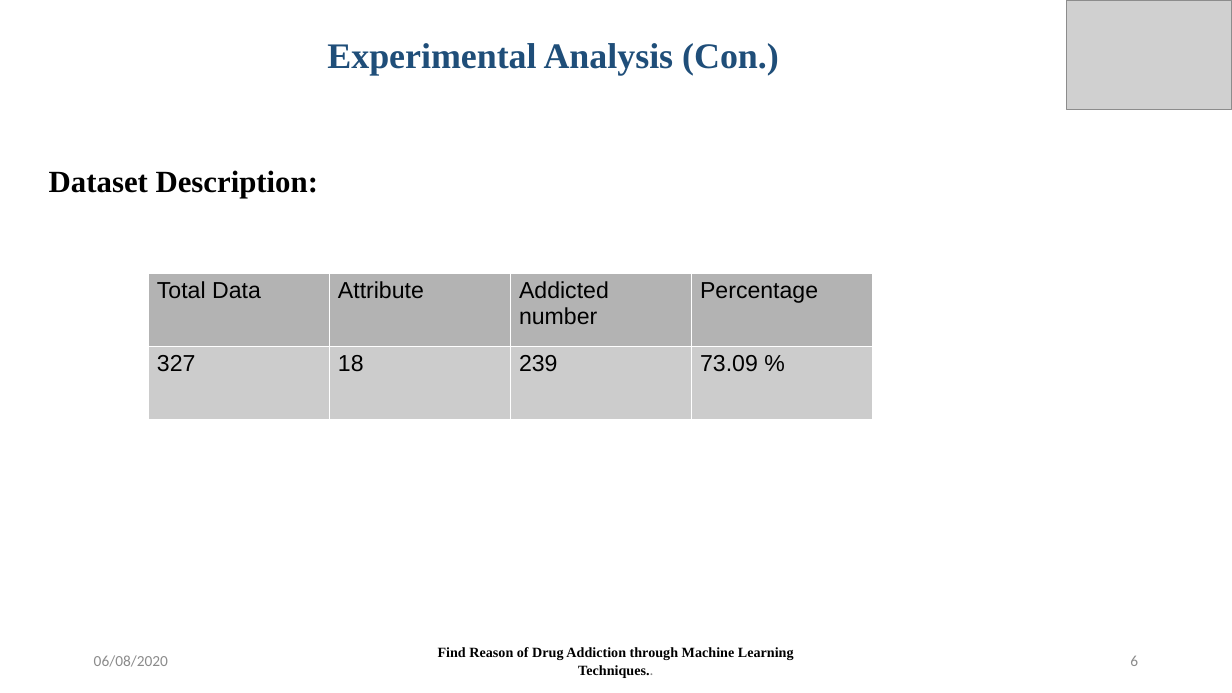
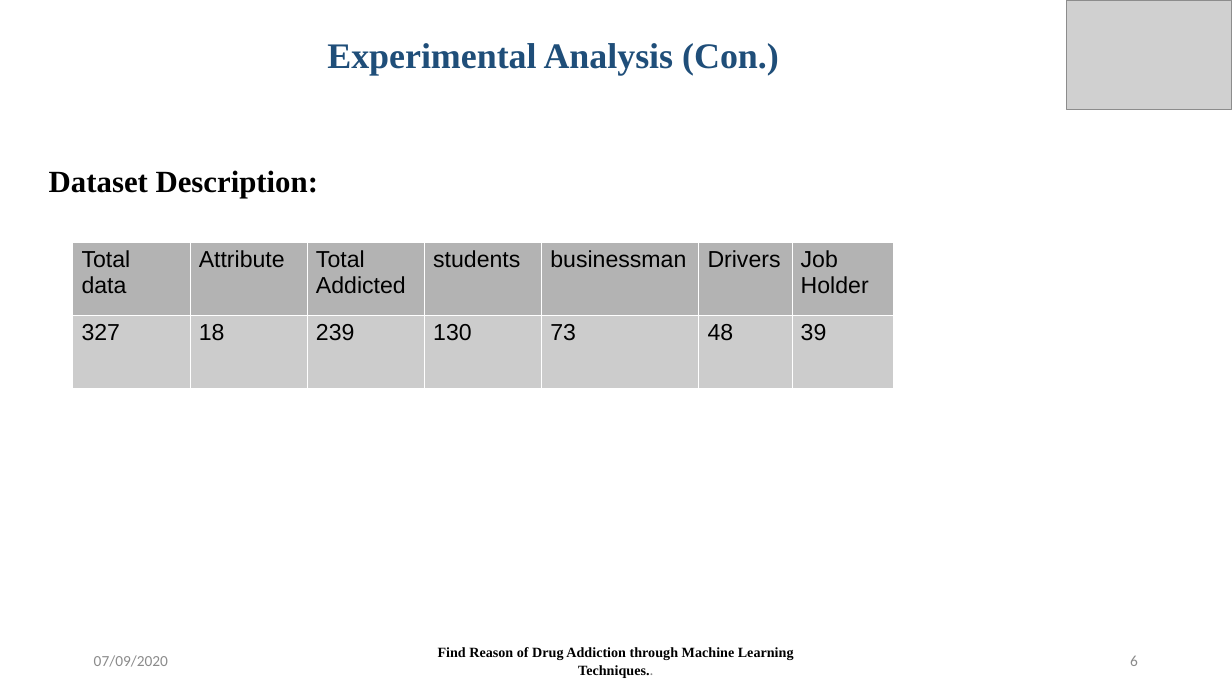
Before and after one commit to Md-Azad/Theses, a slide deck: slide 6 of Predefense.pptx. Drawn at 1232x693 pixels with LibreOffice and Linux fonts; fonts in the diff are those of the drawing; grey boxes stand for pictures. Boxes give left, top, right and bottom in pixels: in the first picture for what was removed or moved away, otherwise in the second. Text is boxed around its words. In the diff, an @@ line names an element or a change of style, - is before the commit and + after.

```diff
--- a/Predefense.pptx
+++ b/Predefense.pptx
@@ table at <box>72,242,894,387</box> @@
-column 1, row 1: Total Data
+column 1, row 1: Total data
-column 3: Addicted number | 239
-column 4: Percentage | 73.09 %
+column 3: Total Addicted | 239
+column 4: students | 130
+column 5: businessman | 73
+column 6: Drivers | 48
+column 7: Job Holder | 39
@@ table: place and size @@
-table at <box>148,274,872,419</box>
+table at <box>72,242,894,387</box>
@@ text at <box>94,655,168,667</box>: text changed @@
-06/08/2020
+07/09/2020
```
Also in this commit, not shown: 12 other slides changed, 11 slides added, 8 other files.
